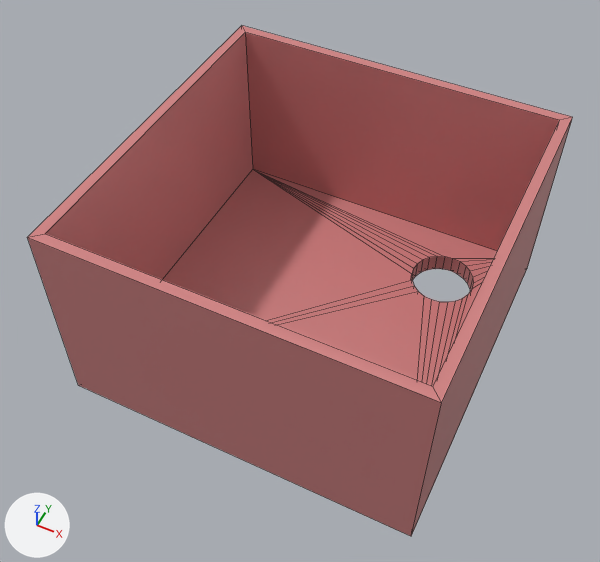
A saved change to the FBX model Assets/Models/MirrorRoom.fbx.
Both versions are drawn from a 50 mm lens placed at (0.922, -1.998, 2.318), pointed at (-0.029, -0.096, -0.059). Lighting does not change. The marker at lower left points along +X, +Y and +Z. Mesh edges are drawn as thin lines. Where no turn or scale is listed for an object, it has been applied to the vertices. Vertices at the same position are counted once.

The first picture shows 'Boole_1'.
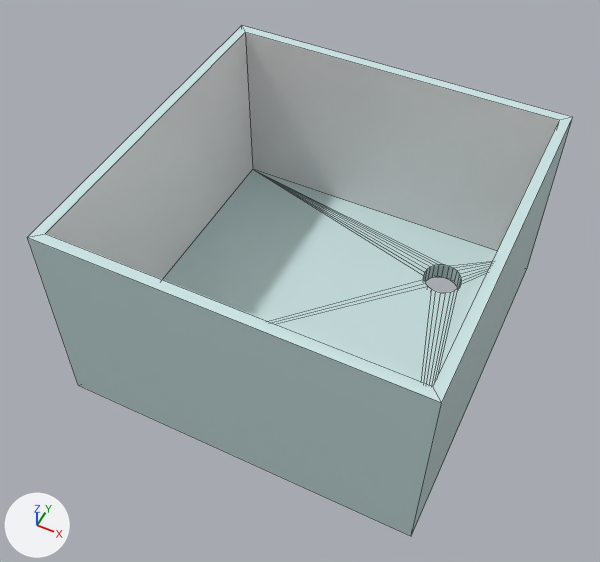
What the commit changed:
Material 'Wall' (mat_wall) changes colour from pink #d28383 to white #e7e7e7; in linear values from (0.643, 0.228, 0.228) to (0.8, 0.8, 0.8).
Material 'Mat' (mat_mat) is new.
Its base color is (0.62, 0.8, 0.8) (white #cee7e7).
Its roughness is 0.293.
me_mesh has 64 vertices, 84 faces and spans x -0.703..0.703, y -0.703..0.703, z -0.407..0.419.
me_mesh is used by ob_boole_1; location (0.0, 0.0, 0.0).
me_mesh part 1: all 48 vertices in x 0.271..0.534, y 0.27..0.533, z -0.407..-0.326 are scaled about their middle by (0.614, 0.614, 1).
me_mesh part 2: all 2 faces centred in x -0.703..-0.683, y 0.0, z 0.006..0.419 switch from mat_wall (pink #d28383) to mat_mat (white #cee7e7).
me_mesh part 3: all 2 faces centred in x 0.0, y -0.703..-0.683, z 0.006..0.419 switch from mat_wall (pink #d28383) to mat_mat (white #cee7e7).
me_mesh part 4: all 2 faces centred in x 0.0, y 0.683..0.703, z 0.006..0.419 switch from mat_wall (pink #d28383) to mat_mat (white #cee7e7).
me_mesh part 5: all 2 faces centred in x 0.683..0.703, y 0.0, z 0.006..0.419 switch from mat_wall (pink #d28383) to mat_mat (white #cee7e7).

Changed parts and their boxes (x1, y1, x2, y2) in the pictures (600 x 562 px; the box of a moved part takes in the faces that stretch with it):
'Boole_1', recoloured, reshaped: (27, 26, 573, 536) in both
part 1 of me_mesh, moved or reshaped: (163, 170, 497, 386) in both
part 2 of me_mesh, recoloured (pink to white): (28, 26, 245, 237) in both
part 3 of me_mesh, recoloured: (27, 234, 442, 536) in both
part 4 of me_mesh, recoloured (pink to white): (242, 26, 571, 120) in both
part 5 of me_mesh, recoloured (pink to white): (412, 117, 573, 534) in both
